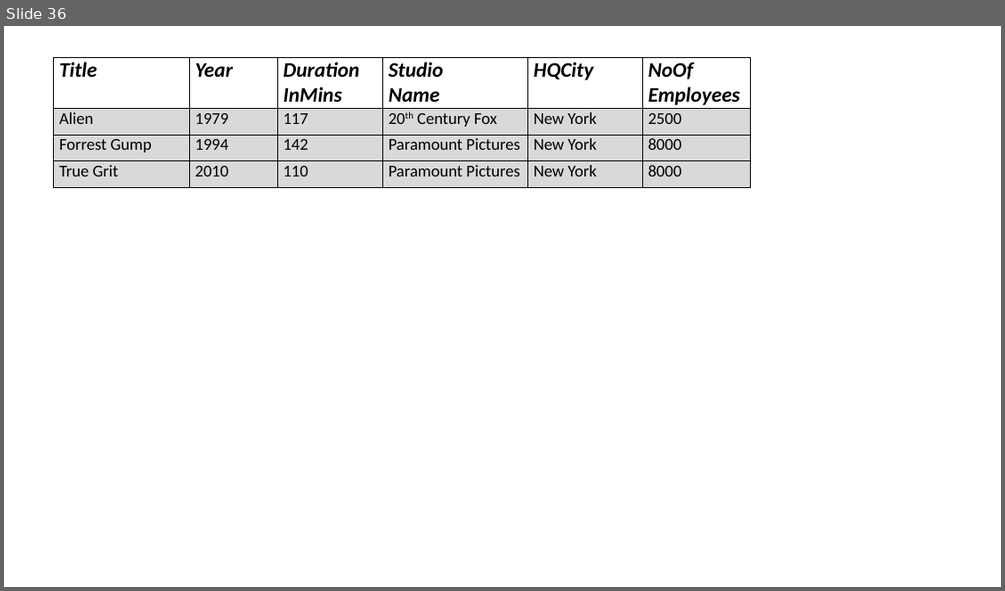
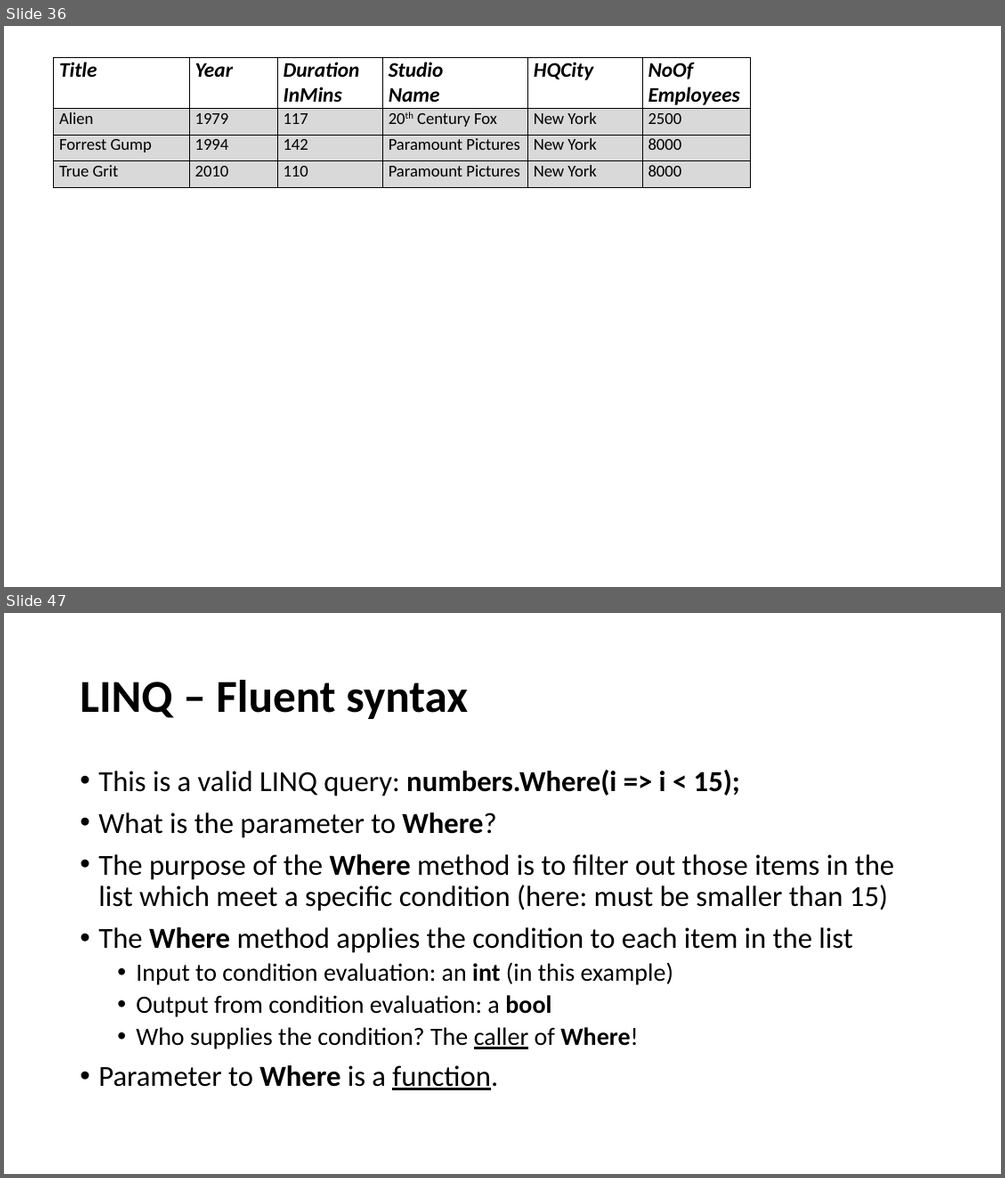
Before and after one commit to perl-easj/OOProg, a slide deck: Chap/Prog03/Presentations/LINQ.pptx. Shown one above the other, each under a label of ours: slide 36 before the commit, slides 36 and 47 after it; the slides between them are not shown. The pictures are 1005x591 and 1005x1178 pixels, drawn with LibreOffice and Linux fonts; fonts in the diff are those of the drawing. Boxes give left, top, right and bottom in pixels: in the first picture for what was removed or moved away, otherwise in the second. Text is boxed around its words. In the diff, an @@ line names an element or a change of style, - is before the commit and + after.

Commit message:
Updated LINQ and Persistency materials
Added InvoiceGenerator and GameDBApp (unfinished)

```diff
--- a/Chap/Prog03/Presentations/LINQ.pptx
+++ b/Chap/Prog03/Presentations/LINQ.pptx
@@ slide 47 added at box(4, 613, 1001, 1174), background #FFFFFF @@
@@ title added at box(80, 680, 468, 719), 44 pt, text #000000, bold @@
+LINQ – Fluent syntax
@@ text added at box(98, 770, 894, 1090), 28 pt, text #000000 @@
+• This is a valid LINQ query: numbers.Where(i => i < 15);
+• What is the parameter to Where?
+• The purpose of the Where method is to filter out those items in the list which meet a specific condition (here: must be smaller than 15)
+• The Where method applies the condition to each item in the list
+  • Input to condition evaluation: an int (in this example)
+  • Output from condition evaluation: a bool
+  • Who supplies the condition? The caller of Where!
+• Parameter to Where is a function.
```
Also in this commit, not shown: 2 slides changed, 14 other slides added, 43 other files.
